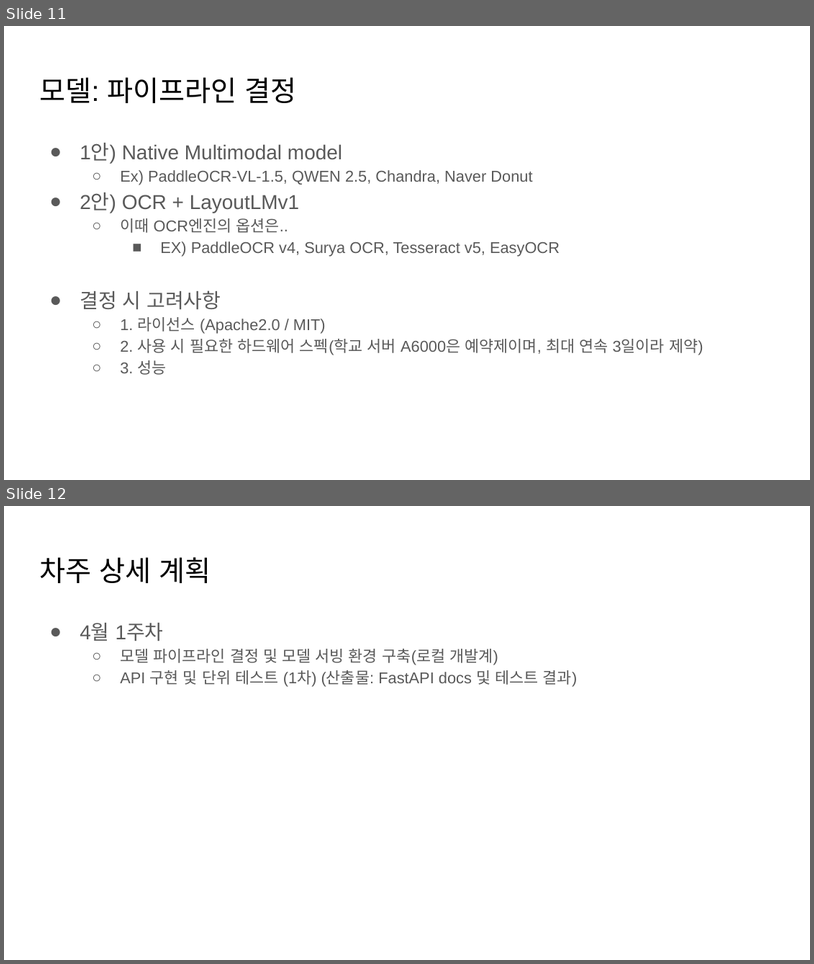
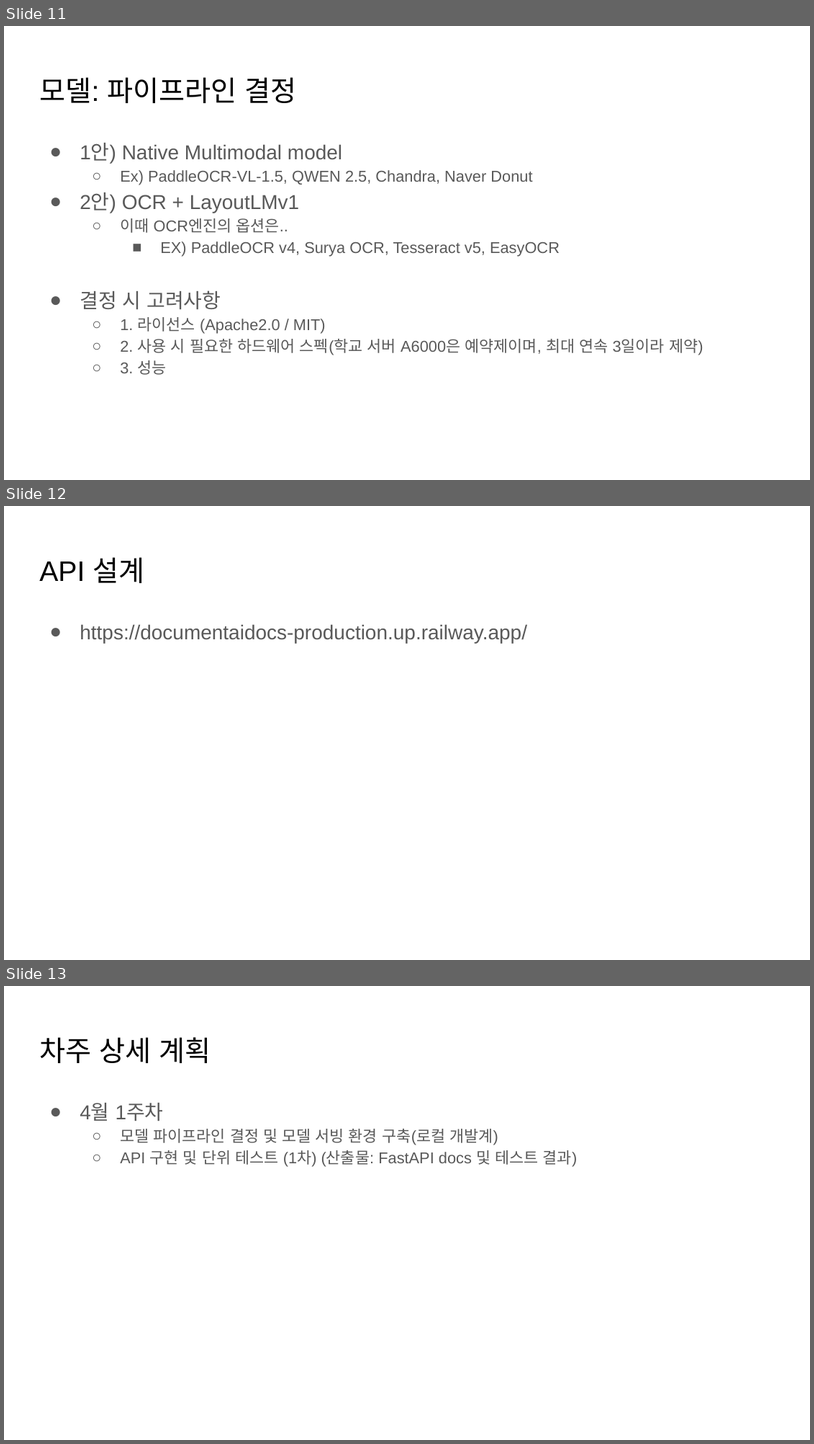
Before and after one commit to woongiiit/DocumentAIdocs, a slide deck: documents/04_20260325_발표자료.pptx. Shown one above the other, each under a label of ours: slides 11 and 12 before the commit, slides 11, 12 and 13 after it. The pictures are 814x964 and 814x1444 pixels, drawn with LibreOffice and Linux fonts; fonts in the diff are those of the drawing. Boxes give left, top, right and bottom in pixels: in the first picture for what was removed or moved away, otherwise in the second. Text is boxed around its words. In the diff, an @@ line names an element or a change of style, - is before the commit and + after.

```diff
--- a/documents/04_20260325_발표자료.pptx
+++ b/documents/04_20260325_발표자료.pptx
@@ slide 12 added at bbox=[4, 506, 810, 960], background #FFFFFF @@
@@ title added at bbox=[39, 557, 144, 583], 25.2 pt, text #000000 @@
+API 설계
@@ text added at bbox=[80, 624, 527, 643], 18 pt, text #595959 @@
+● https://documentaidocs-production.up.railway.app/
@@ what was slide 12 is now slide 13 @@
```
Also in this commit, not shown: 3 other files.
